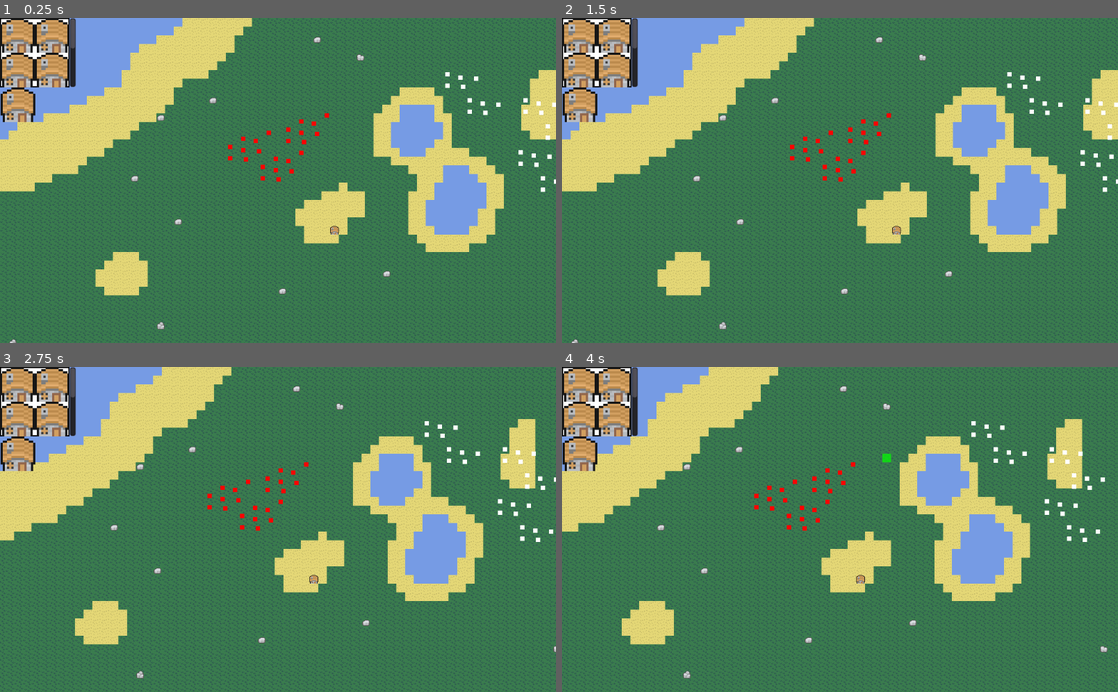
Above: before the commit, frames 1-4 (two rows, left to right).
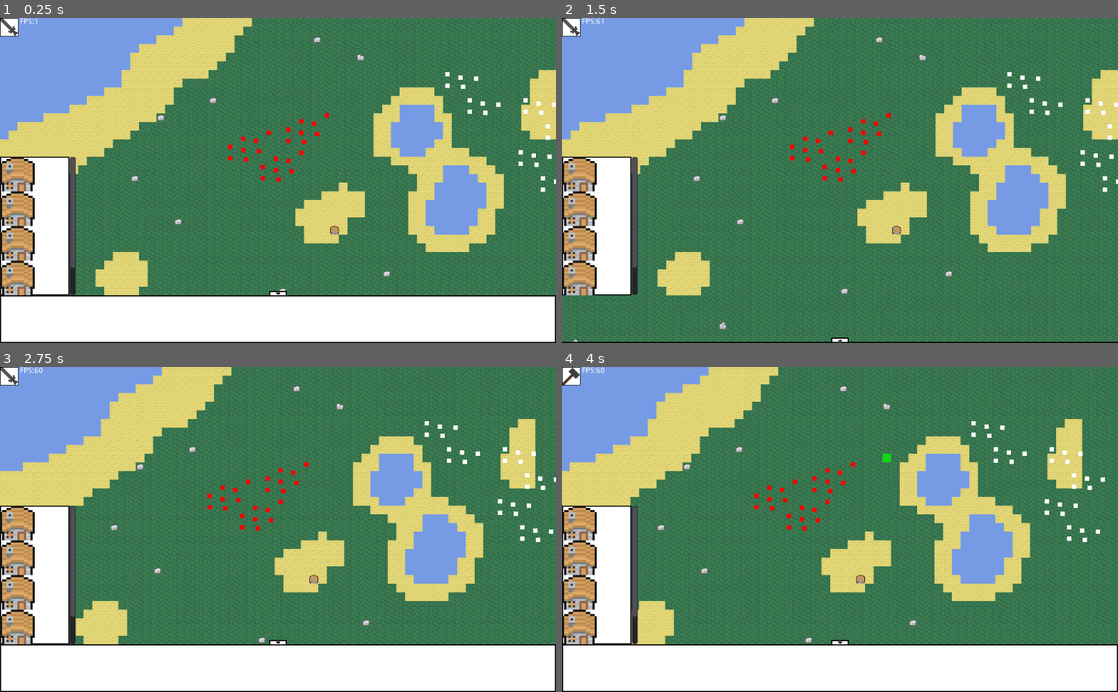
Above: after the commit, the same moments.

Repository: Yagoi23/2D-RTS
Game: Godot game, scene res://Level/Level.tscn
The game is run twice, just before and just after one commit, with the same random seed, the same clock (stepped at 60 frames per second) and the same inputs.
Inputs (mouse positions are in pixels of both pictures, inside the frame that each line leads up to):
- Up to frame 1 (0.25 s): no input
- Up to frame 2 (1.5 s): click (578, 313) at 0.52 s; click (840, 294) at 1.27 s
- Up to frame 3 (2.75 s): tap Enter at 2 s; move the mouse to (400, 513) at 2.02 s; hold D (player_move_right) from 2.03 s (still down); tap Q (attack_move) at 2.1 s; click (400, 513) at 2.17 s
- Up to frame 4 (4 s): release D (player_move_right) at 2.75 s; drag from (728, 545) to (801, 503) at 2.77 s; move the mouse to (895, 458) at 3.52 s; hold D (player_move_right) from 3.53 s (still down); hold 2 (enter_build_mode) from 3.53 s (still down); click (895, 458) at 3.67 s

The runs differ from the first frame. In frame 1, 24% of the frame differs, in the area x 0-100%, y 0-100%; in frame 2, 9.8%; in frame 3, 24%; in frame 4, 24%.

Commit message:
building selection ui has been progressed
building selection ui now places buttons equal to the number of buildings in the vbox container this information is pulled from thw buildings folder

Diff:
--- /dev/null
+++ b/Buildings/BuildingUISprite.gd
@@ -0,0 +1,20 @@
+extends Sprite
+
+
+# Declare member variables here. Examples:
+# var a = 2
+# var b = "text"
+
+
+# Called when the node enters the scene tree for the first time.
+func _ready():
+	pass # Replace with function body.
+
+
+# Called every frame. 'delta' is the elapsed time since the previous frame.
+#func _process(delta):
+#	pass
+
+
+func _on_TextureButton_pressed():
+	print("pressed")
--- /dev/null
+++ b/Buildings/BuildingUISprite.tscn
@@ -0,0 +1,22 @@
+[gd_scene load_steps=4 format=2]
+
+[ext_resource path="res://Buildings/Buildings/House1.png" type="Texture" id=1]
+[ext_resource path="res://blank.png" type="Texture" id=2]
+[ext_resource path="res://Buildings/BuildingUISprite.gd" type="Script" id=3]
+
+[node name="Sprite" type="Sprite"]
+scale = Vector2( 4, 4 )
+texture = ExtResource( 1 )
+vframes = 4
+frame = 3
+script = ExtResource( 3 )
+
+[node name="TextureButton" type="TextureButton" parent="."]
+margin_left = -8.0
+margin_top = -8.0
+margin_right = 24.0
+margin_bottom = 24.0
+rect_scale = Vector2( 0.5, 0.5 )
+texture_normal = ExtResource( 2 )
+
+[connection signal="pressed" from="TextureButton" to="." method="_on_TextureButton_pressed"]
--- /dev/null
+++ b/Player/BuildingTypeSelectionMenu.gd
@@ -0,0 +1,31 @@
+extends VBoxContainer
+
+
+# Declare member variables here. Examples:
+# var a = 2
+# var b = "text"
+var sprite = preload("res://Buildings/BuildingUISprite.tscn")
+#var newNode = Sprite.new()
+#var scene =
+# Called when the node enters the scene tree for the first time.
+func _ready():
+	#get_node("UI/BuildingSelectionMenu/Control/ScrollContainer/VBoxContainer").
+	#sprite.position = Vector2(32,32)
+	var i = LoadBuildings.txt_files.size()
+	self.rect_size.y = (128 * i)
+	if self.rect_size.y < 256:
+		self.rect_size.y = 256
+	print(self.rect_size)
+	print(i)
+	while i > 0:
+
+		var newNode = sprite.instance()
+		add_child(newNode)
+		newNode.position = Vector2(32,(64*(i-1))+32)
+		i -= 1
+	#sprite.set_owner(get_parent())
+	#sprite.texture = load("res://Buildings/Buildings/House1")
+	#newNode.position.x = 32
+	#newNode.position.y = 32
+	#print(newNode.position)
+	#pass # Replace with function body.
--- a/Player/Player.tscn
+++ b/Player/Player.tscn
@@ -8,7 +8,7 @@
 [ext_resource path="res://Player/ArrowIcon.png" type="Texture" id=6]
 [ext_resource path="res://Player/UI.gd" type="Script" id=7]
 [ext_resource path="res://icon.png" type="Texture" id=8]
-[ext_resource path="res://Buildings/Buildings/House1.png" type="Texture" id=9]
+[ext_resource path="res://Player/BuildingTypeSelectionMenu.gd" type="Script" id=10]
 
 [node name="Player" type="Node2D"]
 script = ExtResource( 1 )
@@ -19,6 +19,19 @@
 
 [node name="SelectDraw" type="Node2D" parent="."]
 script = ExtResource( 2 )
+
+[node name="Building" type="Node2D" parent="."]
+
+[node name="BuildingPredraw" type="Node2D" parent="Building"]
+
+[node name="BuildingPredraw" type="ColorRect" parent="Building/BuildingPredraw"]
+visible = false
+margin_left = 8.0
+margin_top = 8.0
+margin_right = 24.0
+margin_bottom = 24.0
+mouse_filter = 2
+color = Color( 0.32549, 1, 0.160784, 0.780392 )
 
 [node name="UI" type="Control" parent="."]
 margin_right = 40.0
@@ -32,7 +45,6 @@
 script = ExtResource( 5 )
 
 [node name="PlayerStateIcon" type="Control" parent="UI"]
-visible = false
 margin_right = 40.0
 margin_bottom = 40.0
 
@@ -62,7 +74,6 @@
 texture = ExtResource( 4 )
 
 [node name="BottomMenu" type="Node2D" parent="UI"]
-visible = false
 
 [node name="ArrowButton" type="Control" parent="UI/BottomMenu"]
 margin_right = 40.0
@@ -125,17 +136,18 @@
 margin_bottom = 86.0
 
 [node name="BuildingSelectionMenu" type="Node2D" parent="UI"]
+position = Vector2( 0, 256 )
 
 [node name="ColorRect" type="ColorRect" parent="UI/BuildingSelectionMenu"]
 margin_right = 128.0
-margin_bottom = 128.0
+margin_bottom = 256.0
 color = Color( 0, 0, 0, 1 )
 
 [node name="ColorRect" type="ColorRect" parent="UI/BuildingSelectionMenu/ColorRect"]
 margin_left = 2.0
 margin_top = 2.0
 margin_right = 126.0
-margin_bottom = 126.0
+margin_bottom = 254.0
 
 [node name="Control" type="Control" parent="UI/BuildingSelectionMenu"]
 margin_right = 40.0
@@ -146,63 +158,15 @@
 
 [node name="ScrollContainer" type="ScrollContainer" parent="UI/BuildingSelectionMenu/Control"]
 margin_right = 140.0
-margin_bottom = 128.0
-rect_clip_content = false
+margin_bottom = 256.0
 scroll_horizontal_enabled = false
 
 [node name="VBoxContainer" type="VBoxContainer" parent="UI/BuildingSelectionMenu/Control/ScrollContainer"]
 margin_right = 128.0
-margin_bottom = 320.0
+margin_bottom = 3200.0
 rect_min_size = Vector2( 128, 320 )
 size_flags_horizontal = 3
 size_flags_vertical = 3
-
-[node name="Sprite" type="Sprite" parent="UI/BuildingSelectionMenu/Control/ScrollContainer/VBoxContainer"]
-position = Vector2( 32, 32 )
-scale = Vector2( 4, 4 )
-texture = ExtResource( 9 )
-vframes = 4
-frame = 3
-
-[node name="Sprite2" type="Sprite" parent="UI/BuildingSelectionMenu/Control/ScrollContainer/VBoxContainer"]
-position = Vector2( 96, 32 )
-scale = Vector2( 4, 4 )
-texture = ExtResource( 9 )
-vframes = 4
-frame = 3
-
-[node name="Sprite3" type="Sprite" parent="UI/BuildingSelectionMenu/Control/ScrollContainer/VBoxContainer"]
-position = Vector2( 32, 96 )
-scale = Vector2( 4, 4 )
-texture = ExtResource( 9 )
-vframes = 4
-frame = 3
-
-[node name="Sprite4" type="Sprite" parent="UI/BuildingSelectionMenu/Control/ScrollContainer/VBoxContainer"]
-position = Vector2( 96, 96 )
-scale = Vector2( 4, 4 )
-texture = ExtResource( 9 )
-vframes = 4
-frame = 3
-
-[node name="Sprite5" type="Sprite" parent="UI/BuildingSelectionMenu/Control/ScrollContainer/VBoxContainer"]
-position = Vector2( 33, 160 )
-scale = Vector2( 4, 4 )
-texture = ExtResource( 9 )
-vframes = 4
-frame = 3
-
-[node name="Building" type="Node2D" parent="."]
-
-[node name="BuildingPredraw" type="Node2D" parent="Building"]
-
-[node name="BuildingPredraw" type="ColorRect" parent="Building/BuildingPredraw"]
-visible = false
-margin_left = 8.0
-margin_top = 8.0
-margin_right = 24.0
-margin_bottom = 24.0
-mouse_filter = 2
-color = Color( 0.32549, 1, 0.160784, 0.780392 )
+script = ExtResource( 10 )
 
 [connection signal="pressed" from="UI/BottomMenu/ArrowButton/ArrowButton" to="UI" method="_on_ArrowButton_pressed"]
--- a/project.godot
+++ b/project.godot
@@ -54,6 +54,7 @@
 [autoload]
 
 GlobalInformation="*res://Global_Information.gd"
+LoadBuildings="*res://Buildings/LoadBuildings.gd"
 
 [importer_defaults]
 
Not shown, added: Buildings/Buildings/House2 - Copy (2) - Copy.txt
Not shown, added: Buildings/Buildings/House2 - Copy (2).txt
Not shown, added: Buildings/Buildings/House2 - Copy (3) - Copy.txt
Not shown, added: Buildings/Buildings/House2 - Copy (3).txt
Not shown, added: Buildings/Buildings/House2 - Copy (4) - Copy.txt
Not shown, added: Buildings/Buildings/House2 - Copy (4).txt
Not shown, added: Buildings/Buildings/House2 - Copy (5) - Copy.txt
Not shown, added: Buildings/Buildings/House2 - Copy (6) - Copy.txt
Not shown, added: Buildings/Buildings/House2 - Copy (7) - Copy.txt
Not shown, added: Buildings/Buildings/House2 - Copy - Copy (2).txt
Not shown, added: Buildings/Buildings/House2 - Copy - Copy.txt
Not shown, added: Buildings/Buildings/House2 - Copy.txt
(and 2 more such lines)
